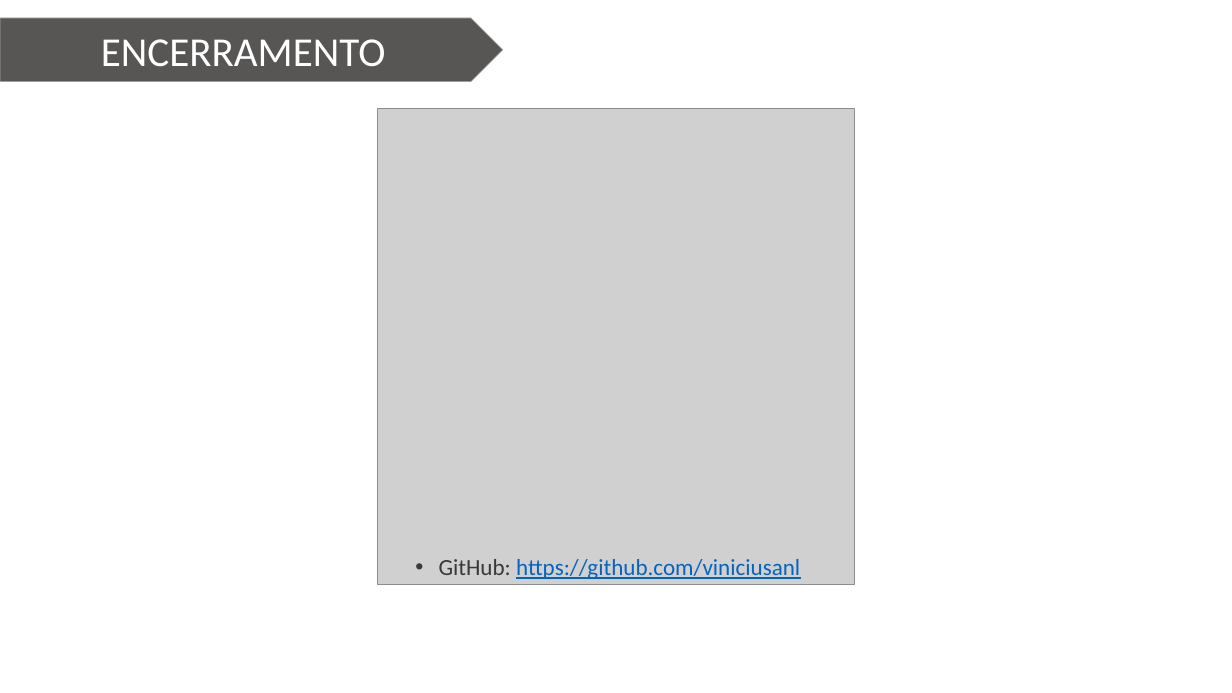
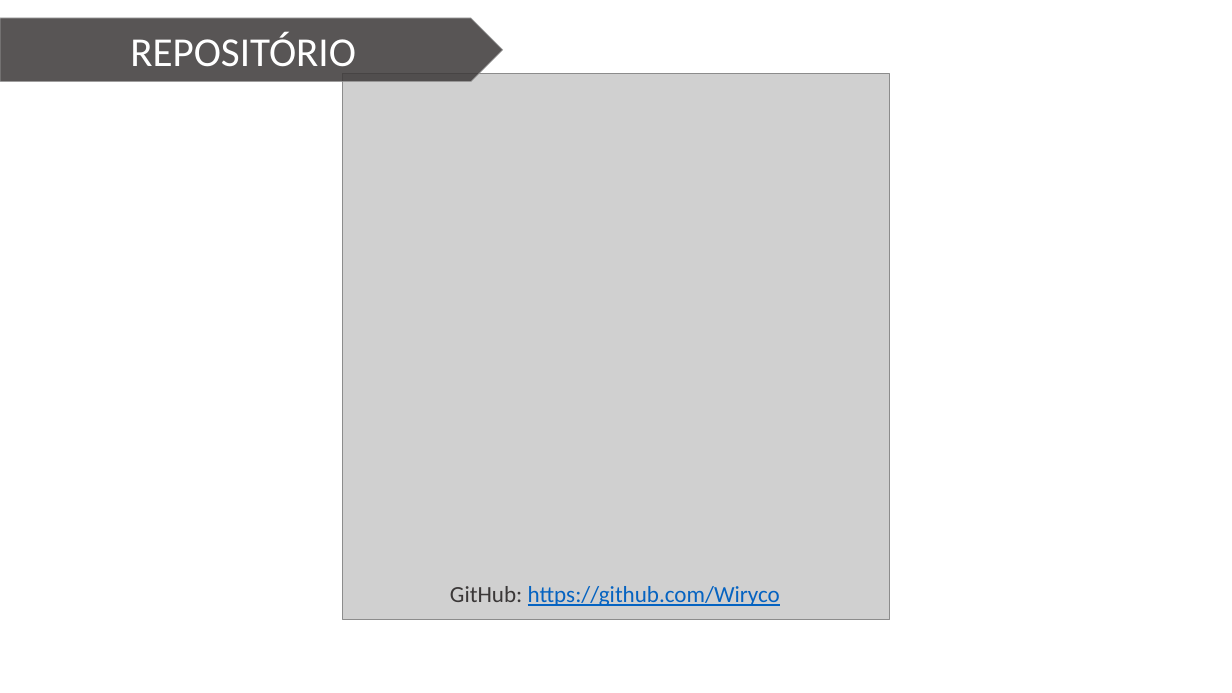
Before and after one commit to Wiryco/Natural-Language-Analysis-And-Processing, a slide deck: slide 16 of Apresentação/Apresentação TCC - Vinícius Andrade Lopes.pptx. Drawn at 1232x693 pixels with LibreOffice and Linux fonts; fonts in the diff are those of the drawing; grey boxes stand for pictures; background and template pictures are left out. Boxes give left, top, right and bottom in pixels: in the first picture for what was removed or moved away, otherwise in the second. Text is boxed around its words. In the diff, an @@ line names an element or a change of style, - is before the commit and + after.

Commit message:
Alteração apresentação TCC

```diff
--- a/Apresentação/Apresentação TCC - Vinícius Andrade Lopes.pptx
+++ b/Apresentação/Apresentação TCC - Vinícius Andrade Lopes.pptx
@@ text in pentagon arrow at (130,32,356,67): text changed @@
-ENCERRAMENTO
+REPOSITÓRIO
@@ picture: place and size @@
-picture at (378,108,855,585)
+picture at (343,73,889,619)
@@ text at (450,586,780,606): text changed @@
-• GitHub: https://github.com/viniciusanl
+GitHub: https://github.com/Wiryco
```
Also in this commit, not shown: 1 other file.
